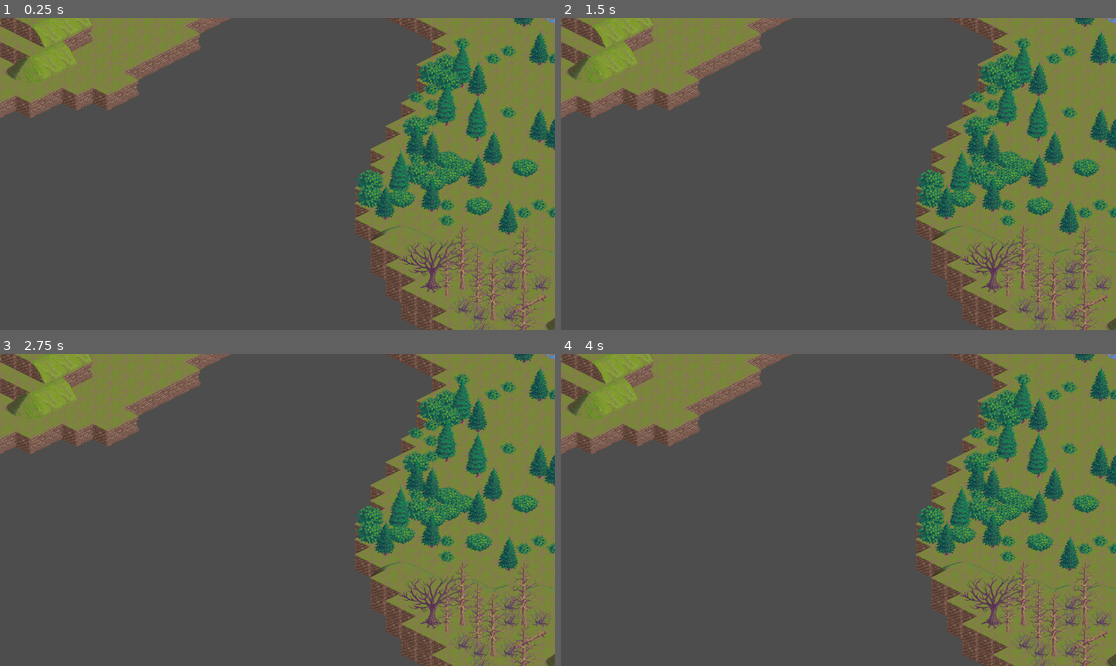
Above: before the commit, frames 1-4 (two rows, left to right).
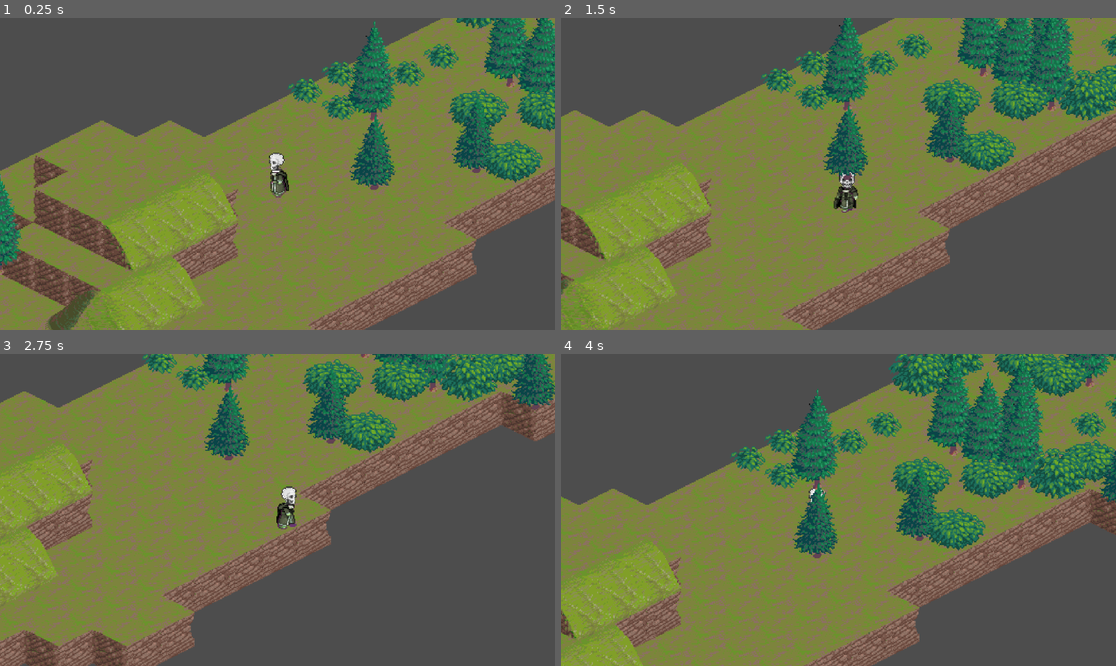
Above: after the commit, the same moments.

Repository: XMNNguyen/ECS179
Game: Godot game, scene res://Scenes/world.tscn
Two runs of this game, one before a commit and one after it. Both use one fixed random seed, a clock stepped at 60 frames per second and the inputs below.
Inputs:
- Up to frame 1 (0.25 s): no input
- Up to frame 2 (1.5 s): tap Enter at 0.5 s; hold D (right, bound only after the commit) 0.53-1.28 s; hold S (down, bound only after the commit) from 1.28 s (still down)
- Up to frame 3 (2.75 s): release S (down, bound only after the commit) at 2.03 s; hold D (right, bound only after the commit) from 2.03 s (still down)
- Up to frame 4 (4 s): release D (right, bound only after the commit) at 2.78 s; hold W (up, bound only after the commit) 2.78-3.53 s; hold A (left, bound only after the commit) from 3.53 s (still down)

The runs differ from the first frame. In frame 1, 77% of the frame differs, in the area x 0-100%, y 0-100%; in frame 2, 87%; in frame 3, 82%; in frame 4, 81%.

Commit message:
Necromancer movement

Diff:
--- /dev/null
+++ b/ecs179_project/Scenes/Player.tscn
@@ -0,0 +1,539 @@
+[gd_scene load_steps=53 format=3 uid="uid://dnsb3nki2wygw"]
+
+[ext_resource type="Script" path="res://Scripts/player.gd" id="1_k8kdr"]
+[ext_resource type="Texture2D" uid="uid://b7dqs305882cr" path="res://Assets/Necromancer.png" id="2_hlf2m"]
+
+[sub_resource type="CapsuleShape2D" id="CapsuleShape2D_22f7m"]
+height = 42.0
+
+[sub_resource type="AtlasTexture" id="AtlasTexture_ou1h4"]
+atlas = ExtResource("2_hlf2m")
+region = Rect2(0, 0, 32, 48)
+
+[sub_resource type="AtlasTexture" id="AtlasTexture_vtm05"]
+atlas = ExtResource("2_hlf2m")
+region = Rect2(0, 48, 32, 48)
+
+[sub_resource type="AtlasTexture" id="AtlasTexture_o5t7g"]
+atlas = ExtResource("2_hlf2m")
+region = Rect2(0, 96, 32, 48)
+
+[sub_resource type="AtlasTexture" id="AtlasTexture_ff05n"]
+atlas = ExtResource("2_hlf2m")
+region = Rect2(0, 144, 32, 48)
+
+[sub_resource type="AtlasTexture" id="AtlasTexture_wbprg"]
+atlas = ExtResource("2_hlf2m")
+region = Rect2(0, 0, 32, 48)
+
+[sub_resource type="AtlasTexture" id="AtlasTexture_2nblu"]
+atlas = ExtResource("2_hlf2m")
+region = Rect2(32, 0, 32, 48)
+
+[sub_resource type="AtlasTexture" id="AtlasTexture_e2ni6"]
+atlas = ExtResource("2_hlf2m")
+region = Rect2(64, 0, 32, 48)
+
+[sub_resource type="AtlasTexture" id="AtlasTexture_wcvco"]
+atlas = ExtResource("2_hlf2m")
+region = Rect2(96, 0, 32, 48)
+
+[sub_resource type="AtlasTexture" id="AtlasTexture_in8xn"]
+atlas = ExtResource("2_hlf2m")
+region = Rect2(0, 48, 32, 48)
+
+[sub_resource type="AtlasTexture" id="AtlasTexture_bn511"]
+atlas = ExtResource("2_hlf2m")
+region = Rect2(32, 48, 32, 48)
+
+[sub_resource type="AtlasTexture" id="AtlasTexture_tvw8k"]
+atlas = ExtResource("2_hlf2m")
+region = Rect2(64, 48, 32, 48)
+
+[sub_resource type="AtlasTexture" id="AtlasTexture_mi4au"]
+atlas = ExtResource("2_hlf2m")
+region = Rect2(96, 48, 32, 48)
+
+[sub_resource type="AtlasTexture" id="AtlasTexture_4onwp"]
+atlas = ExtResource("2_hlf2m")
+region = Rect2(0, 96, 32, 48)
+
+[sub_resource type="AtlasTexture" id="AtlasTexture_5d60m"]
+atlas = ExtResource("2_hlf2m")
+region = Rect2(32, 96, 32, 48)
+
+[sub_resource type="AtlasTexture" id="AtlasTexture_8toli"]
+atlas = ExtResource("2_hlf2m")
+region = Rect2(64, 96, 32, 48)
+
+[sub_resource type="AtlasTexture" id="AtlasTexture_awq1n"]
+atlas = ExtResource("2_hlf2m")
+region = Rect2(96, 96, 32, 48)
+
+[sub_resource type="AtlasTexture" id="AtlasTexture_hh7mg"]
+atlas = ExtResource("2_hlf2m")
+region = Rect2(0, 144, 32, 48)
+
+[sub_resource type="AtlasTexture" id="AtlasTexture_hb7l0"]
+atlas = ExtResource("2_hlf2m")
+region = Rect2(32, 144, 32, 48)
+
+[sub_resource type="AtlasTexture" id="AtlasTexture_727gl"]
+atlas = ExtResource("2_hlf2m")
+region = Rect2(64, 144, 32, 48)
+
+[sub_resource type="AtlasTexture" id="AtlasTexture_yw2am"]
+atlas = ExtResource("2_hlf2m")
+region = Rect2(96, 144, 32, 48)
+
+[sub_resource type="SpriteFrames" id="SpriteFrames_23ojp"]
+animations = [{
+"frames": [{
+"duration": 1.0,
+"texture": SubResource("AtlasTexture_ou1h4")
+}, {
+"duration": 1.0,
+"texture": SubResource("AtlasTexture_vtm05")
+}, {
+"duration": 1.0,
+"texture": SubResource("AtlasTexture_o5t7g")
+}, {
+"duration": 1.0,
+"texture": SubResource("AtlasTexture_ff05n")
+}],
+"loop": true,
+"name": &"idle",
+"speed": 5.0
+}, {
+"frames": [{
+"duration": 1.0,
+"texture": SubResource("AtlasTexture_wbprg")
+}, {
+"duration": 1.0,
+"texture": SubResource("AtlasTexture_2nblu")
+}, {
+"duration": 1.0,
+"texture": SubResource("AtlasTexture_e2ni6")
+}, {
+"duration": 1.0,
+"texture": SubResource("AtlasTexture_wcvco")
+}, {
+"duration": 1.0,
+"texture": SubResource("AtlasTexture_in8xn")
+}, {
+"duration": 1.0,
+"texture": SubResource("AtlasTexture_bn511")
+}, {
+"duration": 1.0,
+"texture": SubResource("AtlasTexture_tvw8k")
+}, {
+"duration": 1.0,
+"texture": SubResource("AtlasTexture_mi4au")
+}, {
+"duration": 1.0,
+"texture": SubResource("AtlasTexture_4onwp")
+}, {
+"duration": 1.0,
+"texture": SubResource("AtlasTexture_5d60m")
+}, {
+"duration": 1.0,
+"texture": SubResource("AtlasTexture_8toli")
+}, {
+"duration": 1.0,
+"texture": SubResource("AtlasTexture_awq1n")
+}, {
+"duration": 1.0,
+"texture": SubResource("AtlasTexture_hh7mg")
+}, {
+"duration": 1.0,
+"texture": SubResource("AtlasTexture_hb7l0")
+}, {
+"duration": 1.0,
+"texture": SubResource("AtlasTexture_727gl")
+}, {
+"duration": 1.0,
+"texture": SubResource("AtlasTexture_yw2am")
+}],
+"loop": true,
+"name": &"move",
+"speed": 5.0
+}]
+
+[sub_resource type="Animation" id="Animation_scv66"]
+length = 0.001
+tracks/0/type = "value"
+tracks/0/imported = false
+tracks/0/enabled = true
+tracks/0/path = NodePath("AnimatedSprite2D:animation")
+tracks/0/interp = 1
+tracks/0/loop_wrap = true
+tracks/0/keys = {
+"times": PackedFloat32Array(0),
+"transitions": PackedFloat32Array(1),
+"update": 1,
+"values": [&"idle"]
+}
+tracks/1/type = "value"
+tracks/1/imported = false
+tracks/1/enabled = true
+tracks/1/path = NodePath("AnimatedSprite2D:frame")
+tracks/1/interp = 1
+tracks/1/loop_wrap = true
+tracks/1/keys = {
+"times": PackedFloat32Array(0),
+"transitions": PackedFloat32Array(1),
+"update": 1,
+"values": [1]
+}
+
+[sub_resource type="Animation" id="Animation_0w37c"]
+resource_name = "idle_back"
+length = 0.2
+tracks/0/type = "value"
+tracks/0/imported = false
+tracks/0/enabled = true
+tracks/0/path = NodePath("AnimatedSprite2D:animation")
+tracks/0/interp = 1
+tracks/0/loop_wrap = true
+tracks/0/keys = {
+"times": PackedFloat32Array(0),
+"transitions": PackedFloat32Array(1),
+"update": 1,
+"values": [&"idle"]
+}
+tracks/1/type = "value"
+tracks/1/imported = false
+tracks/1/enabled = true
+tracks/1/path = NodePath("AnimatedSprite2D:frame")
+tracks/1/interp = 1
+tracks/1/loop_wrap = true
+tracks/1/keys = {
+"times": PackedFloat32Array(0),
+"transitions": PackedFloat32Array(1),
+"update": 1,
+"values": [0]
+}
+
+[sub_resource type="Animation" id="Animation_3yigr"]
+resource_name = "idle_front"
+length = 0.2
+tracks/0/type = "value"
+tracks/0/imported = false
+tracks/0/enabled = true
+tracks/0/path = NodePath("AnimatedSprite2D:animation")
+tracks/0/interp = 1
+tracks/0/loop_wrap = true
+tracks/0/keys = {
+"times": PackedFloat32Array(0),
+"transitions": PackedFloat32Array(1),
+"update": 1,
+"values": [&"idle"]
+}
+tracks/1/type = "value"
+tracks/1/imported = false
+tracks/1/enabled = true
+tracks/1/path = NodePath("AnimatedSprite2D:frame")
+tracks/1/interp = 1
+tracks/1/loop_wrap = true
+tracks/1/keys = {
+"times": PackedFloat32Array(0),
+"transitions": PackedFloat32Array(1),
+"update": 1,
+"values": [3]
+}
+
+[sub_resource type="Animation" id="Animation_yhevn"]
+resource_name = "idle_left"
+length = 0.2
+tracks/0/type = "value"
+tracks/0/imported = false
+tracks/0/enabled = true
+tracks/0/path = NodePath("AnimatedSprite2D:animation")
+tracks/0/interp = 1
+tracks/0/loop_wrap = true
+tracks/0/keys = {
+"times": PackedFloat32Array(0),
+"transitions": PackedFloat32Array(1),
+"update": 1,
+"values": [&"idle"]
+}
+tracks/1/type = "value"
+tracks/1/imported = false
+tracks/1/enabled = true
+tracks/1/path = NodePath("AnimatedSprite2D:frame")
+tracks/1/interp = 1
+tracks/1/loop_wrap = true
+tracks/1/keys = {
+"times": PackedFloat32Array(0),
+"transitions": PackedFloat32Array(1),
+"update": 1,
+"values": [1]
+}
+
+[sub_resource type="Animation" id="Animation_4kdq4"]
+resource_name = "idle_right"
+length = 0.2
+tracks/0/type = "value"
+tracks/0/imported = false
+tracks/0/enabled = true
+tracks/0/path = NodePath("AnimatedSprite2D:animation")
+tracks/0/interp = 1
+tracks/0/loop_wrap = true
+tracks/0/keys = {
+"times": PackedFloat32Array(0),
+"transitions": PackedFloat32Array(1),
+"update": 1,
+"values": [&"idle"]
+}
+tracks/1/type = "value"
+tracks/1/imported = false
+tracks/1/enabled = true
+tracks/1/path = NodePath("AnimatedSprite2D:frame")
+tracks/1/interp = 1
+tracks/1/loop_wrap = true
+tracks/1/keys = {
+"times": PackedFloat32Array(0),
+"transitions": PackedFloat32Array(1),
+"update": 1,
+"values": [2]
+}
+
+[sub_resource type="Animation" id="Animation_0370j"]
+resource_name = "run_back"
+length = 0.6
+loop_mode = 1
+tracks/0/type = "value"
+tracks/0/imported = false
+tracks/0/enabled = true
+tracks/0/path = NodePath("AnimatedSprite2D:animation")
+tracks/0/interp = 1
+tracks/0/loop_wrap = true
+tracks/0/keys = {
+"times": PackedFloat32Array(0),
+"transitions": PackedFloat32Array(1),
+"update": 1,
+"values": [&"move"]
+}
+tracks/1/type = "value"
+tracks/1/imported = false
+tracks/1/enabled = true
+tracks/1/path = NodePath("AnimatedSprite2D:frame")
+tracks/1/interp = 1
+tracks/1/loop_wrap = true
+tracks/1/keys = {
+"times": PackedFloat32Array(-1.49012e-08, 0.2, 0.4),
+"transitions": PackedFloat32Array(1, 1, 1),
+"update": 1,
+"values": [1, 2, 3]
+}
+
+[sub_resource type="Animation" id="Animation_f7pb5"]
+resource_name = "run_front"
+length = 0.6
+loop_mode = 1
+tracks/0/type = "value"
+tracks/0/imported = false
+tracks/0/enabled = true
+tracks/0/path = NodePath("AnimatedSprite2D:animation")
+tracks/0/interp = 1
+tracks/0/loop_wrap = true
+tracks/0/keys = {
+"times": PackedFloat32Array(0),
+"transitions": PackedFloat32Array(1),
+"update": 1,
+"values": [&"move"]
+}
+tracks/1/type = "value"
+tracks/1/imported = false
+tracks/1/enabled = true
+tracks/1/path = NodePath("AnimatedSprite2D:frame")
+tracks/1/interp = 1
+tracks/1/loop_wrap = true
+tracks/1/keys = {
+"times": PackedFloat32Array(0, 0.2, 0.4),
+"transitions": PackedFloat32Array(1, 1, 1),
+"update": 1,
+"values": [13, 14, 15]
+}
+
+[sub_resource type="Animation" id="Animation_j2c2x"]
+resource_name = "run_left"
+length = 0.6
+loop_mode = 1
+tracks/0/type = "value"
+tracks/0/imported = false
+tracks/0/enabled = true
+tracks/0/path = NodePath("AnimatedSprite2D:animation")
+tracks/0/interp = 1
+tracks/0/loop_wrap = true
+tracks/0/keys = {
+"times": PackedFloat32Array(0),
+"transitions": PackedFloat32Array(1),
+"update": 1,
+"values": [&"move"]
+}
+tracks/1/type = "value"
+tracks/1/imported = false
+tracks/1/enabled = true
+tracks/1/path = NodePath("AnimatedSprite2D:frame")
+tracks/1/interp = 1
+tracks/1/loop_wrap = true
+tracks/1/keys = {
+"times": PackedFloat32Array(0, 0.2, 0.4),
+"transitions": PackedFloat32Array(1, 1, 1),
+"update": 1,
+"values": [5, 6, 7]
+}
+
+[sub_resource type="Animation" id="Animation_k822t"]
+resource_name = "run_right"
+length = 0.6
+loop_mode = 1
+tracks/0/type = "value"
+tracks/0/imported = false
+tracks/0/enabled = true
+tracks/0/path = NodePath("AnimatedSprite2D:animation")
+tracks/0/interp = 1
+tracks/0/loop_wrap = true
+tracks/0/keys = {
+"times": PackedFloat32Array(0),
+"transitions": PackedFloat32Array(1),
+"update": 1,
+"values": [&"move"]
+}
+tracks/1/type = "value"
+tracks/1/imported = false
+tracks/1/enabled = true
+tracks/1/path = NodePath("AnimatedSprite2D:frame")
+tracks/1/interp = 1
+tracks/1/loop_wrap = true
+tracks/1/keys = {
+"times": PackedFloat32Array(0, 0.2, 0.4),
+"transitions": PackedFloat32Array(1, 1, 1),
+"update": 1,
+"values": [9, 10, 11]
+}
+
+[sub_resource type="AnimationLibrary" id="AnimationLibrary_m8xxb"]
+_data = {
+"RESET": SubResource("Animation_scv66"),
+"idle_back": SubResource("Animation_0w37c"),
+"idle_front": SubResource("Animation_3yigr"),
+"idle_left": SubResource("Animation_yhevn"),
+"idle_right": SubResource("Animation_4kdq4"),
+"run_back": SubResource("Animation_0370j"),
+"run_front": SubResource("Animation_f7pb5"),
+"run_left": SubResource("Animation_j2c2x"),
+"run_right": SubResource("Animation_k822t")
+}
+
+[sub_resource type="AnimationNodeTimeScale" id="AnimationNodeTimeScale_e14qk"]
+
+[sub_resource type="AnimationNodeAnimation" id="AnimationNodeAnimation_2ibfw"]
+animation = &"idle_left"
+
+[sub_resource type="AnimationNodeAnimation" id="AnimationNodeAnimation_bqdik"]
+animation = &"idle_right"
+
+[sub_resource type="AnimationNodeAnimation" id="AnimationNodeAnimation_dcqk2"]
+animation = &"idle_back"
+
+[sub_resource type="AnimationNodeAnimation" id="AnimationNodeAnimation_0iutw"]
+animation = &"idle_front"
+
+[sub_resource type="AnimationNodeBlendSpace2D" id="AnimationNodeBlendSpace2D_0w3fh"]
+blend_point_0/node = SubResource("AnimationNodeAnimation_2ibfw")
+blend_point_0/pos = Vector2(-1, 0)
+blend_point_1/node = SubResource("AnimationNodeAnimation_bqdik")
+blend_point_1/pos = Vector2(1, 0)
+blend_point_2/node = SubResource("AnimationNodeAnimation_dcqk2")
+blend_point_2/pos = Vector2(0, 1)
+blend_point_3/node = SubResource("AnimationNodeAnimation_0iutw")
+blend_point_3/pos = Vector2(0, -1)
+blend_mode = 1
+
+[sub_resource type="AnimationNodeBlendTree" id="AnimationNodeBlendTree_i5g2g"]
+graph_offset = Vector2(23.4893, 61.857)
+nodes/TimeScale/node = SubResource("AnimationNodeTimeScale_e14qk")
+nodes/TimeScale/position = Vector2(730.588, 165.214)
+nodes/idle_blend/node = SubResource("AnimationNodeBlendSpace2D_0w3fh")
+nodes/idle_blend/position = Vector2(500, 80)
+nodes/output/position = Vector2(920, 180)
+node_connections = [&"TimeScale", 0, &"idle_blend", &"output", 0, &"TimeScale"]
+
+[sub_resource type="AnimationNodeTimeScale" id="AnimationNodeTimeScale_nikck"]
+
+[sub_resource type="AnimationNodeAnimation" id="AnimationNodeAnimation_ku7us"]
+animation = &"run_left"
+
+[sub_resource type="AnimationNodeAnimation" id="AnimationNodeAnimation_i88qd"]
+animation = &"run_right"
+
+[sub_resource type="AnimationNodeAnimation" id="AnimationNodeAnimation_ytwhv"]
+animation = &"run_back"
+
+[sub_resource type="AnimationNodeAnimation" id="AnimationNodeAnimation_egm6t"]
+animation = &"run_front"
+
+[sub_resource type="AnimationNodeBlendSpace2D" id="AnimationNodeBlendSpace2D_463k3"]
+blend_point_0/node = SubResource("AnimationNodeAnimation_ku7us")
+blend_point_0/pos = Vector2(-1, 0)
+blend_point_1/node = SubResource("AnimationNodeAnimation_i88qd")
+blend_point_1/pos = Vector2(1, 0)
+blend_point_2/node = SubResource("AnimationNodeAnimation_ytwhv")
+blend_point_2/pos = Vector2(0, 1)
+blend_point_3/node = SubResource("AnimationNodeAnimation_egm6t")
+blend_point_3/pos = Vector2(0, -1)
+blend_mode = 1
+
+[sub_resource type="AnimationNodeBlendTree" id="AnimationNodeBlendTree_sqjha"]
+graph_offset = Vector2(-224.083, -23.9082)
+nodes/TimeScale/node = SubResource("AnimationNodeTimeScale_nikck")
+nodes/TimeScale/position = Vector2(697.273, 218.015)
+nodes/move_blend/node = SubResource("AnimationNodeBlendSpace2D_463k3")
+nodes/move_blend/position = Vector2(448.998, 135.564)
+nodes/output/position = Vector2(880, 220)
+node_connections = [&"TimeScale", 0, &"move_blend", &"output", 0, &"TimeScale"]
+
+[sub_resource type="AnimationNodeStateMachineTransition" id="AnimationNodeStateMachineTransition_tbkpj"]
+advance_mode = 2
+
+[sub_resource type="AnimationNodeStateMachineTransition" id="AnimationNodeStateMachineTransition_remph"]
+
+[sub_resource type="AnimationNodeStateMachineTransition" id="AnimationNodeStateMachineTransition_0vo35"]
+
+[sub_resource type="AnimationNodeStateMachine" id="AnimationNodeStateMachine_86nbq"]
+states/idle/node = SubResource("AnimationNodeBlendTree_i5g2g")
+states/idle/position = Vector2(331, 52)
+states/move/node = SubResource("AnimationNodeBlendTree_sqjha")
+states/move/position = Vector2(339, 148)
+transitions = ["Start", "idle", SubResource("AnimationNodeStateMachineTransition_tbkpj"), "idle", "move", SubResource("AnimationNodeStateMachineTransition_remph"), "move", "idle", SubResource("AnimationNodeStateMachineTransition_0vo35")]
+
+[node name="Player" type="CharacterBody2D"]
+script = ExtResource("1_k8kdr")
+
+[node name="CollisionShape2D" type="CollisionShape2D" parent="."]
+position = Vector2(0, 2)
+shape = SubResource("CapsuleShape2D_22f7m")
+
+[node name="Camera2D" type="Camera2D" parent="."]
+zoom = Vector2(2.21, 2.21)
+position_smoothing_enabled = true
+
+[node name="AnimatedSprite2D" type="AnimatedSprite2D" parent="."]
+sprite_frames = SubResource("SpriteFrames_23ojp")
+animation = &"idle"
+frame = 1
+
+[node name="AnimationPlayer" type="AnimationPlayer" parent="."]
+libraries = {
+"": SubResource("AnimationLibrary_m8xxb")
+}
+
+[node name="AnimationTree" type="AnimationTree" parent="."]
+tree_root = SubResource("AnimationNodeStateMachine_86nbq")
+anim_player = NodePath("../AnimationPlayer")
+parameters/idle/TimeScale/scale = 1.0
+parameters/idle/idle_blend/blend_position = Vector2(0, 0)
+parameters/move/TimeScale/scale = 1.0
+parameters/move/move_blend/blend_position = Vector2(-0.00158983, 1)
--- a/ecs179_project/Scenes/world.tscn
+++ b/ecs179_project/Scenes/world.tscn
@@ -1,7 +1,8 @@
-[gd_scene load_steps=5 format=3 uid="uid://cusr3f70fll4u"]
+[gd_scene load_steps=6 format=3 uid="uid://cusr3f70fll4u"]
 
 [ext_resource type="Texture2D" uid="uid://b1v7hjwwatweq" path="res://Assets/iso-64x64-outside.png" id="1_lsk4u"]
 [ext_resource type="Script" path="res://Scripts/tile_map.gd" id="2_fnfvh"]
+[ext_resource type="PackedScene" uid="uid://dnsb3nki2wygw" path="res://Scenes/Player.tscn" id="3_drjvw"]
 
 [sub_resource type="TileSetAtlasSource" id="TileSetAtlasSource_ugaeo"]
 resource_name = "Grass"
@@ -1546,3 +1547,6 @@
 layer_3/z_index = 3
 layer_3/tile_data = PackedInt32Array(-131036, 262144, 13, -458712, 65536, 13, -524248, 65536, 13, -589784, 65536, 13, - …(481 unchanged characters)…
 script = ExtResource("2_fnfvh")
+
+[node name="Player" parent="." instance=ExtResource("3_drjvw")]
+position = Vector2(229, -29)
--- /dev/null
+++ b/ecs179_project/Scripts/player.gd
@@ -0,0 +1,34 @@
+extends CharacterBody2D
+
+const MAX_SPEED = 120
+
+enum {IDLE, MOVE}
+var state = IDLE
+
+@onready var animationTree = $AnimationTree
+@onready var state_machine = animationTree["parameters/playback"]
+
+var blend_position : Vector2 = Vector2.ZERO
+var blend_paths = [
+	"parameters/idle/idle_blend/blend_position",
+	"parameters/move/move_blend/blend_position"
+]
+var state_keys = [
+	"idle",
+	"move"
+]
+
+func _physics_process(delta):
+	var input_vector = Input.get_vector("left", "right", "up", "down")
+
+	if input_vector == Vector2.ZERO:
+		state = IDLE
+		velocity = Vector2.ZERO
+	else:
+		state = MOVE
+		velocity = input_vector.normalized() * MAX_SPEED
+		blend_position = input_vector
+
+	move_and_slide()
+	state_machine.travel(state_keys[state])
+	animationTree.set(blend_paths[state], blend_position)
--- a/ecs179_project/project.godot
+++ b/ecs179_project/project.godot
@@ -14,3 +14,30 @@
 run/main_scene="res://Scenes/world.tscn"
 config/features=PackedStringArray("4.3", "Forward Plus")
 config/icon="res://icon.svg"
+
+[input]
+
+up={
+"deadzone": 0.5,
+"events": [Object(InputEventKey,"resource_local_to_scene":false,"resource_name":"","device":-1,"window_id":0,"alt_pressed":false,"shift_pressed":false,"ctrl_pressed":false,"meta_pressed":false,"pressed":false,"keycode":0,"physical_keycode":87,"key_label":0,"unicode":119,"location":0,"echo":false,"script":null)
+]
+}
+down={
+"deadzone": 0.5,
+"events": [Object(InputEventKey,"resource_local_to_scene":false,"resource_name":"","device":-1,"window_id":0,"alt_pressed":false,"shift_pressed":false,"ctrl_pressed":false,"meta_pressed":false,"pressed":false,"keycode":0,"physical_keycode":83,"key_label":0,"unicode":115,"location":0,"echo":false,"script":null)
+]
+}
+right={
+"deadzone": 0.5,
+"events": [Object(InputEventKey,"resource_local_to_scene":false,"resource_name":"","device":-1,"window_id":0,"alt_pressed":false,"shift_pressed":false,"ctrl_pressed":false,"meta_pressed":false,"pressed":false,"keycode":0,"physical_keycode":68,"key_label":0,"unicode":100,"location":0,"echo":false,"script":null)
+]
+}
+left={
+"deadzone": 0.5,
+"events": [Object(InputEventKey,"resource_local_to_scene":false,"resource_name":"","device":-1,"window_id":0,"alt_pressed":false,"shift_pressed":false,"ctrl_pressed":false,"meta_pressed":false,"pressed":false,"keycode":0,"physical_keycode":65,"key_label":0,"unicode":97,"location":0,"echo":false,"script":null)
+]
+}
+
+[rendering]
+
+textures/canvas_textures/default_texture_filter=0
Binary file added: ecs179_project/Assets/Necromancer.png
Not shown, added: ecs179_project/Assets/Necromancer.png.import
